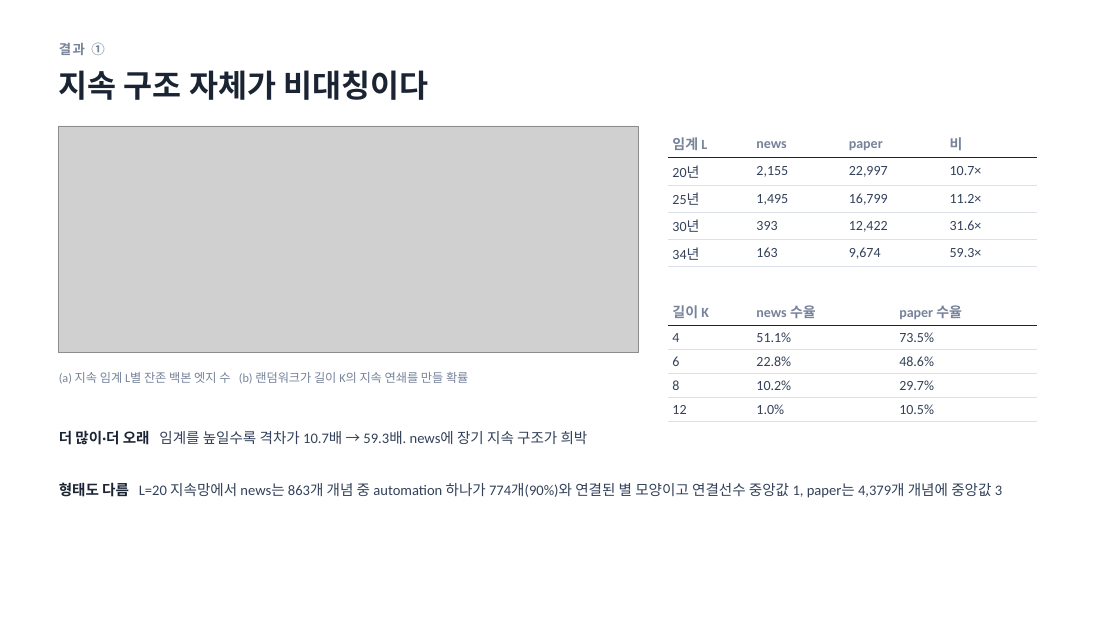
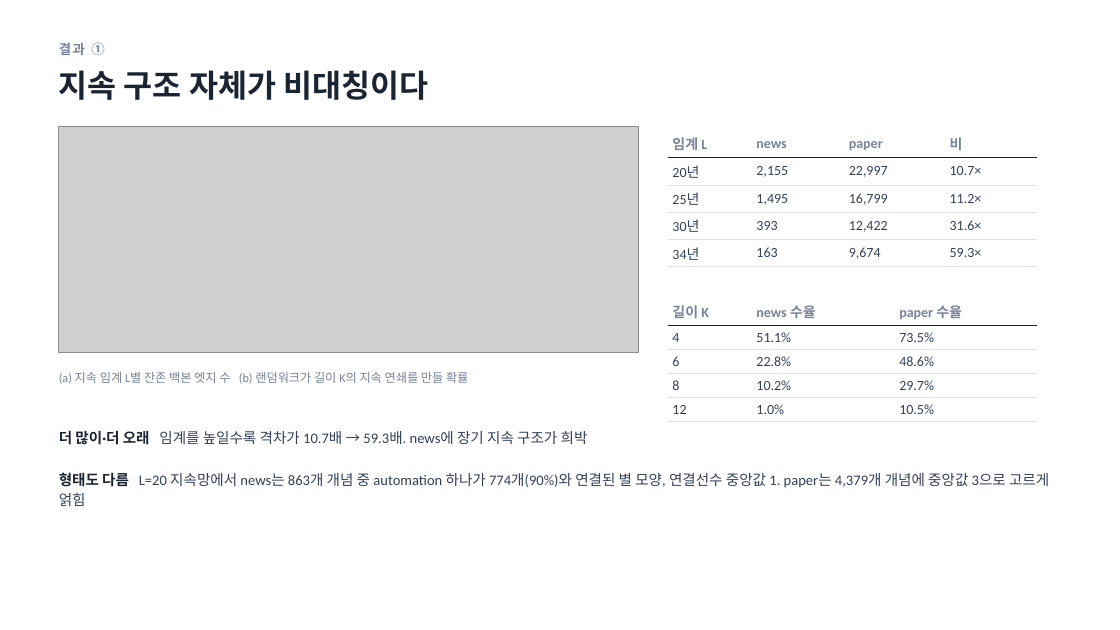
Before and after one commit to yeokyunghwang/science-society, a slide deck: slide 6 of sequence_perplexity.pptx. Drawn at 1120x630 pixels with LibreOffice and Linux fonts; fonts in the diff are those of the drawing; grey boxes stand for pictures. Boxes give left, top, right and bottom in pixels: in the first picture for what was removed or moved away, otherwise in the second. Text is boxed around its words. In the diff, an @@ line names an element or a change of style, - is before the commit and + after.

```diff
--- a/sequence_perplexity.pptx
+++ b/sequence_perplexity.pptx
@@ text at [59, 472, 1049, 506]: text changed @@
-형태도 다름 L=20 지속망에서 news는 863개 개념 중 automation 하나가 774개(90%)와 연결된 별 모양이고 연결선수 중앙값 1, paper는 4,379개 개념에 중앙값 3
+형태도 다름 L=20 지속망에서 news는 863개 개념 중 automation 하나가 774개(90%)와 연결된 별 모양, 연결선수 중앙값 1. paper는 4,379개 개념에 중앙값 3으로 고르게 얽힘
```
Also in this commit, not shown: 11 other slides changed, 5 slides added, 5 slides removed, 26 other files.
